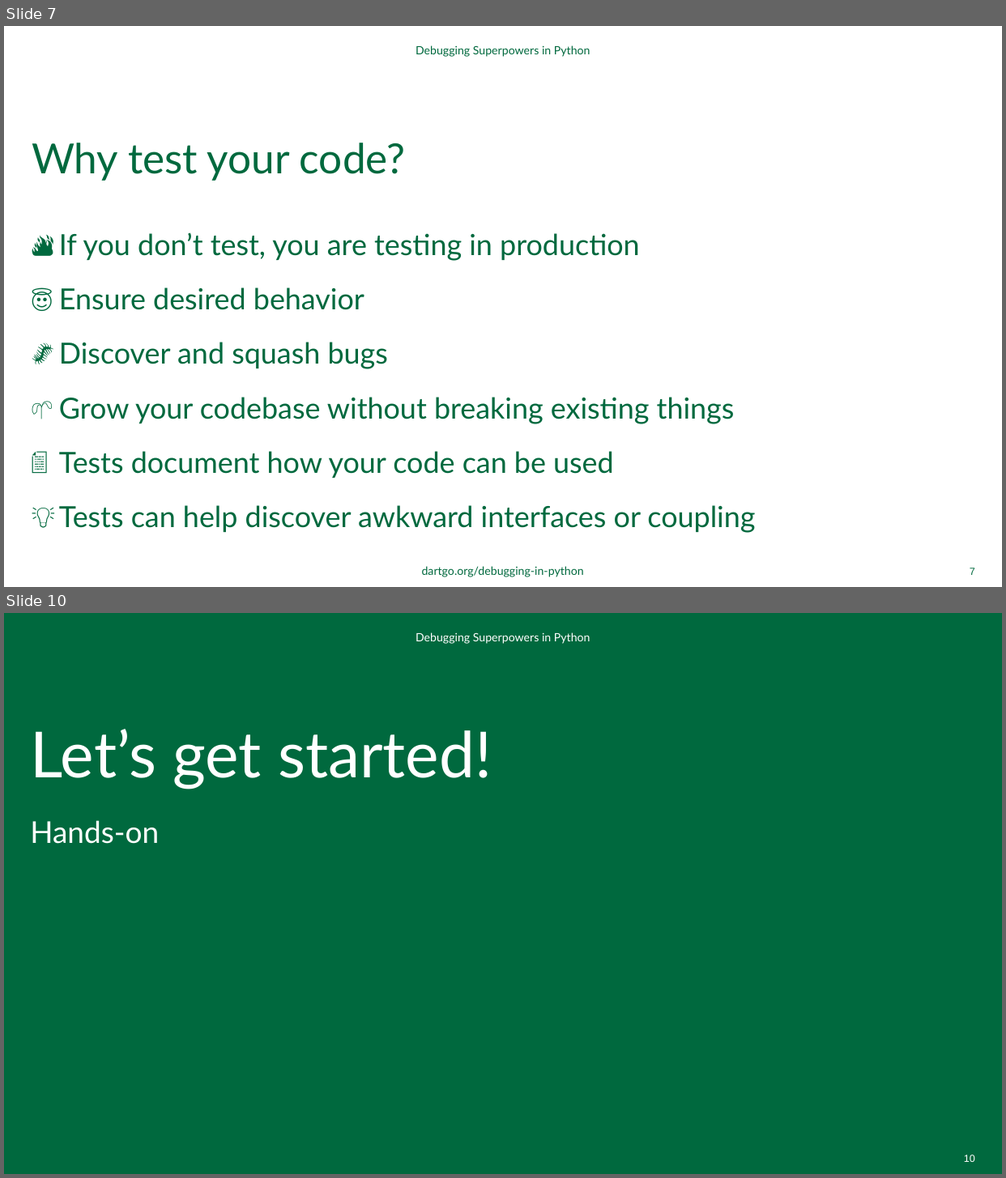
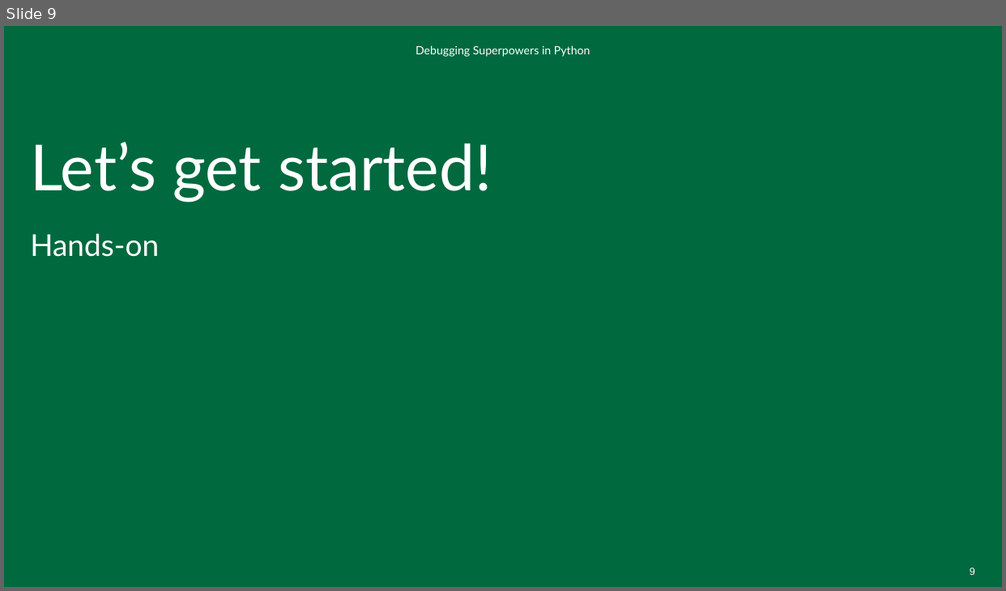
Before and after one commit to dartmouth/debugging-in-python, a slide deck: ppt/debugging-in-python.pptx. Shown one above the other, each under a label of ours: slides 7 and 10 before the commit, slide 9 after it; the slides between them are not shown. The pictures are 1006x1178 and 1006x591 pixels, drawn with LibreOffice and Linux fonts; fonts in the diff are those of the drawing; background and template pictures are left out. Boxes give left, top, right and bottom in pixels: in the first picture for what was removed or moved away, otherwise in the second. Text is boxed around its words. In the diff, an @@ line names an element or a change of style, - is before the commit and + after.

```diff
--- a/ppt/debugging-in-python.pptx
+++ b/ppt/debugging-in-python.pptx
@@ slide 7 removed at (4,26,1002,587), background #FFFFFF @@
@@ text removed at (415,45,590,57) @@
-Debugging Superpowers in Python
@@ title removed at (32,143,406,181) @@
-Why test your code?
@@ text removed at (59,233,755,533) @@
-🔥 If you don’t test, you are testing in production
-😇 Ensure desired behavior
-🐛 Discover and squash bugs
-🌱 Grow your codebase without breaking existing things
-📄 Tests document how your code can be used
-💡 Tests can help discover awkward interfaces or coupling
@@ text removed at (422,566,584,578) @@
-dartgo.org/debugging-in-python
@@ page number removed at (970,568,975,575) @@
-7
@@ what was slide 10 is now slide 9 @@
@@ page number at (970,568,975,575): text changed @@
-10
+9
```
Also in this commit, not shown: 6 slides changed, 2 slides added, 2 other slides removed.
